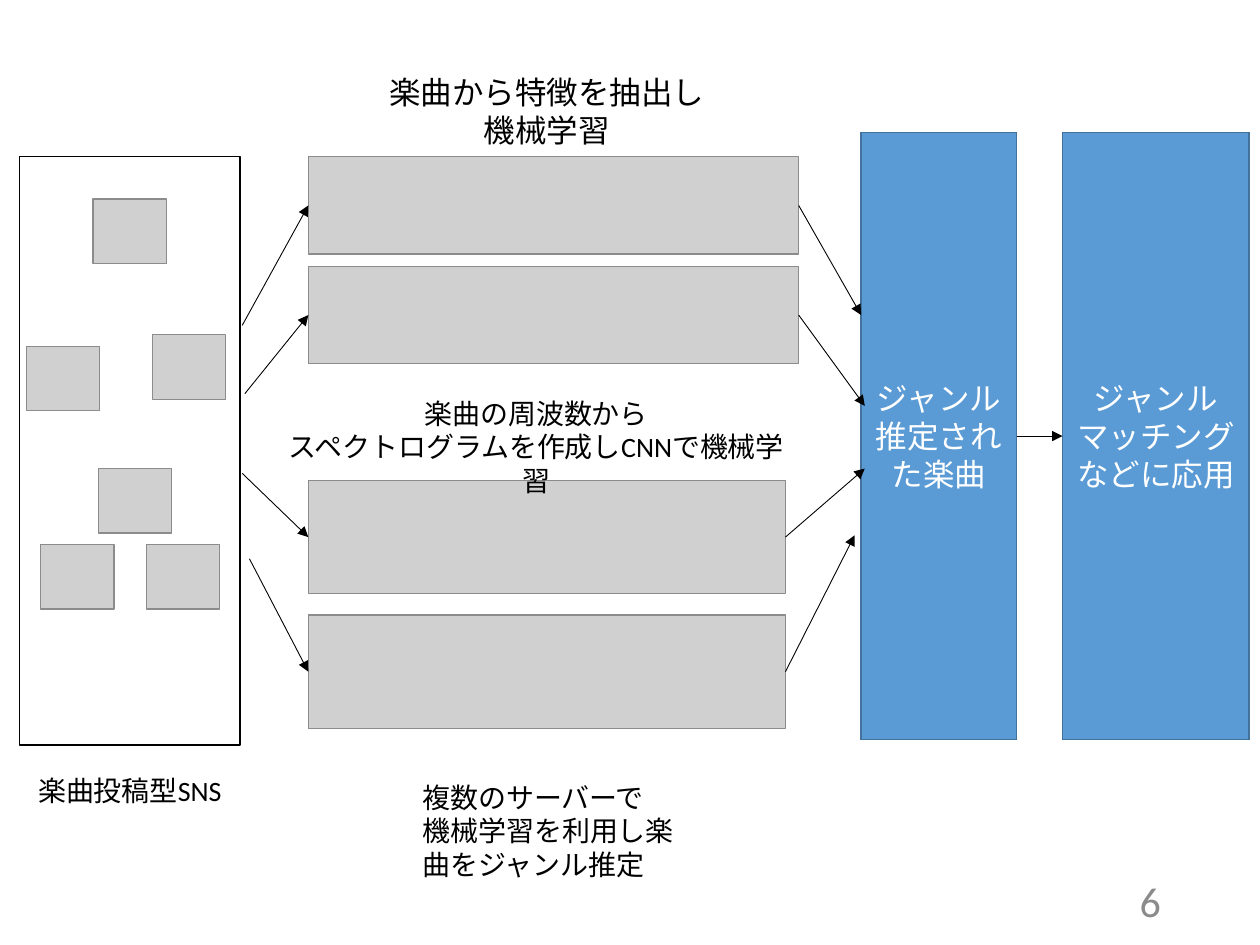
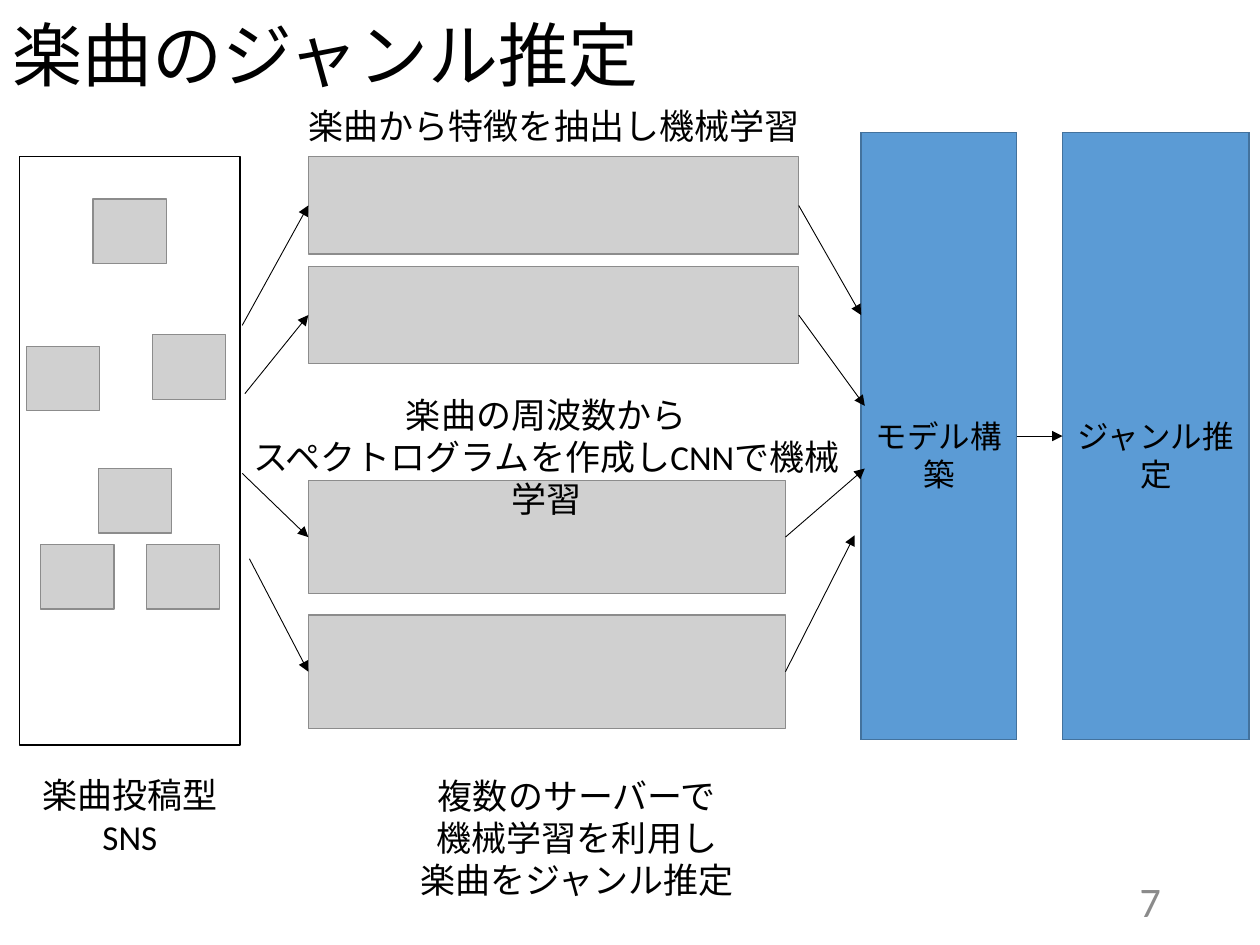
Before and after one commit to kait-takanolab/1821144-yoshii-thesis, a slide deck: slide 7 of 発表用スライド/1821144_卒研発表.pptx (slide 6 before the commit). Drawn at 1260x945 pixels with LibreOffice and Linux fonts; fonts in the diff are those of the drawing; grey boxes stand for pictures. Boxes give left, top, right and bottom in pixels: in the first picture for what was removed or moved away, otherwise in the second. Text is boxed around its words. In the diff, an @@ line names an element or a change of style, - is before the commit and + after.

```diff
--- a/発表用スライド/1821144_卒研発表.pptx
+++ b/発表用スライド/1821144_卒研発表.pptx
@@ text added at bbox=[12, 22, 638, 88], 40 pt, text #000000 @@
+楽曲のジャンル推定
@@ text at bbox=[309, 109, 800, 142]: text changed; size 18 to 20 pt @@
-楽曲から特徴を抽出し
-機械学習
+楽曲から特徴を抽出し機械学習
@@ text "楽曲の周波数から" at bbox=[253, 398, 839, 473]: size 16 to 20 pt @@
@@ text "楽曲の周波数から": place and size @@
-text "楽曲の周波数から" at bbox=[289, 400, 784, 460]
+text "楽曲の周波数から" at bbox=[253, 398, 839, 473]
@@ text in rectangle at bbox=[876, 421, 1002, 489]: text changed; text colour #FFFFFF to #000000 @@
-ジャンル推定された楽曲
+モデル構築
@@ text in rectangle at bbox=[1078, 421, 1234, 489]: text changed; text colour #FFFFFF to #000000 @@
-ジャンルマッチングなどに応用
+ジャンル推定
@@ text "楽曲投稿型SNS" at bbox=[42, 778, 217, 851]: size 16 to 20 pt @@
@@ text at bbox=[438, 779, 716, 812]: size 16 to 20 pt in "複数のサーバーで"; alignment left to centre @@
@@ text at bbox=[420, 821, 734, 896]: text changed; size 16 to 20 pt @@
-機械学習を利用し楽曲をジャンル推定
+機械学習を利用し
+楽曲をジャンル推定
@@ page number at bbox=[1140, 890, 1161, 917]: text changed @@
-6
+7
```
Also in this commit, not shown: 11 other slides changed, 2 slides added, 3 slides removed, 1 other file.
